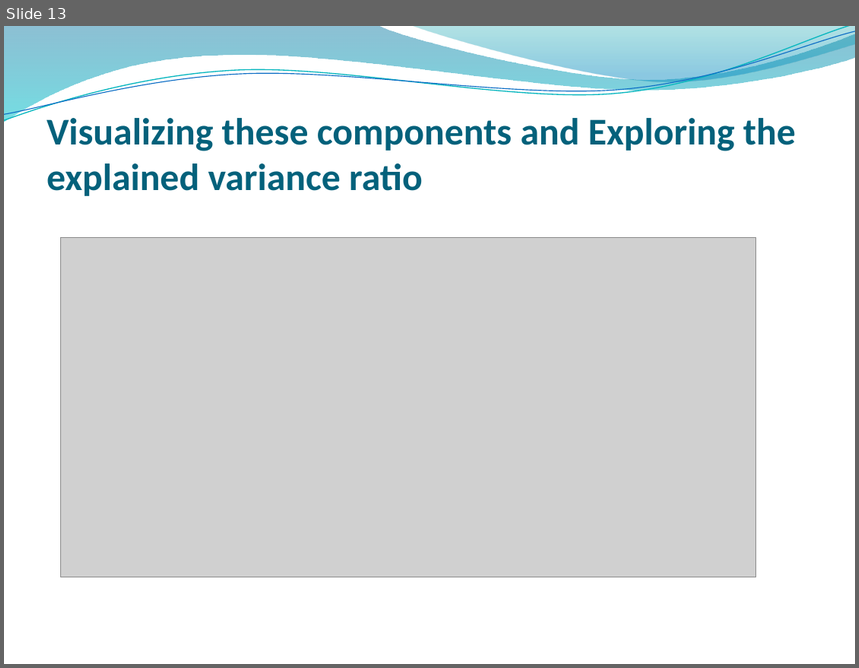
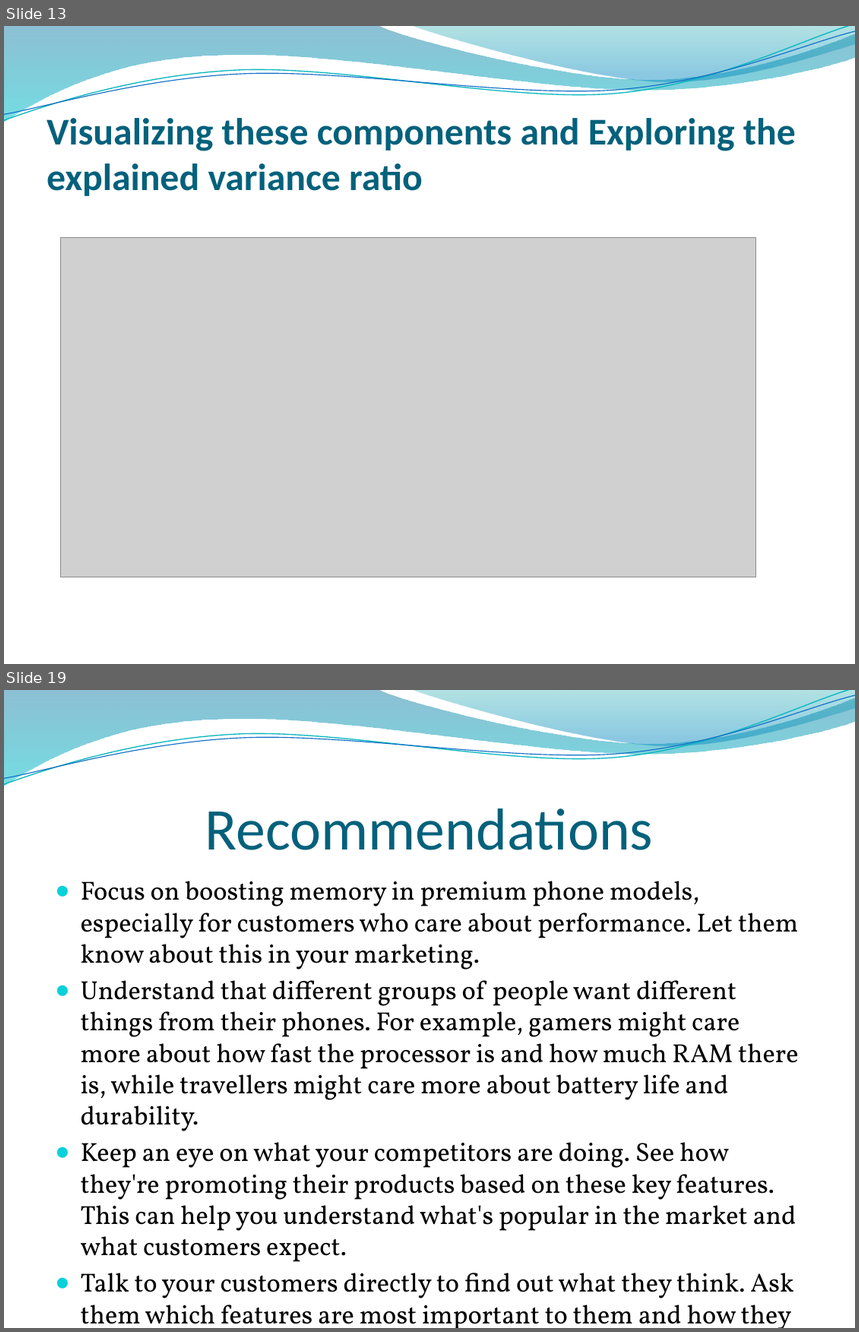
Before and after one commit to bhp001/Price-Prediction-for-Mobile-Phones, a slide deck: Price Prediction for Mobile Phones.pptx. Shown one above the other, each under a label of ours: slide 13 before the commit, slides 13 and 19 after it; the slides between them are not shown. The pictures are 859x668 and 859x1332 pixels, drawn with LibreOffice and Linux fonts; fonts in the diff are those of the drawing; grey boxes stand for pictures; background and template pictures are left out. Boxes give left, top, right and bottom in pixels: in the first picture for what was removed or moved away, otherwise in the second. Text is boxed around its words. In the diff, an @@ line names an element or a change of style, - is before the commit and + after.

```diff
--- a/Price Prediction for Mobile Phones.pptx
+++ b/Price Prediction for Mobile Phones.pptx
@@ slide 19 added at bbox=[4, 690, 855, 1328], background picture (left out); not listed: 4 template elements that a slide beside it also shows @@
@@ title added at bbox=[205, 809, 653, 850], 50 pt, text #04617B @@
+Recommendations
@@ text added at bbox=[81, 881, 799, 1328], 22.1 pt, text #000000 @@
+● Focus on boosting memory in premium phone models, especially for customers who care about performance. Let them know about this in your marketing.
+● Understand that different groups of people want different things from their phones. For example, gamers might care more about how fast the processor is and how much RAM there is, while travellers might care more about battery life and durability.
+● Keep an eye on what your competitors are doing. See how they're promoting their products based on these key features. This can help you understand what's popular in the market and what customers expect.
+● Talk to your customers directly to find out what they think. Ask them which features are most important to them and how they feel about your products compared to others. This feedback can be really valuable for improving your offerings.
```
Also in this commit, not shown: 4 slides changed, 2 other slides added, 3 slides removed.
